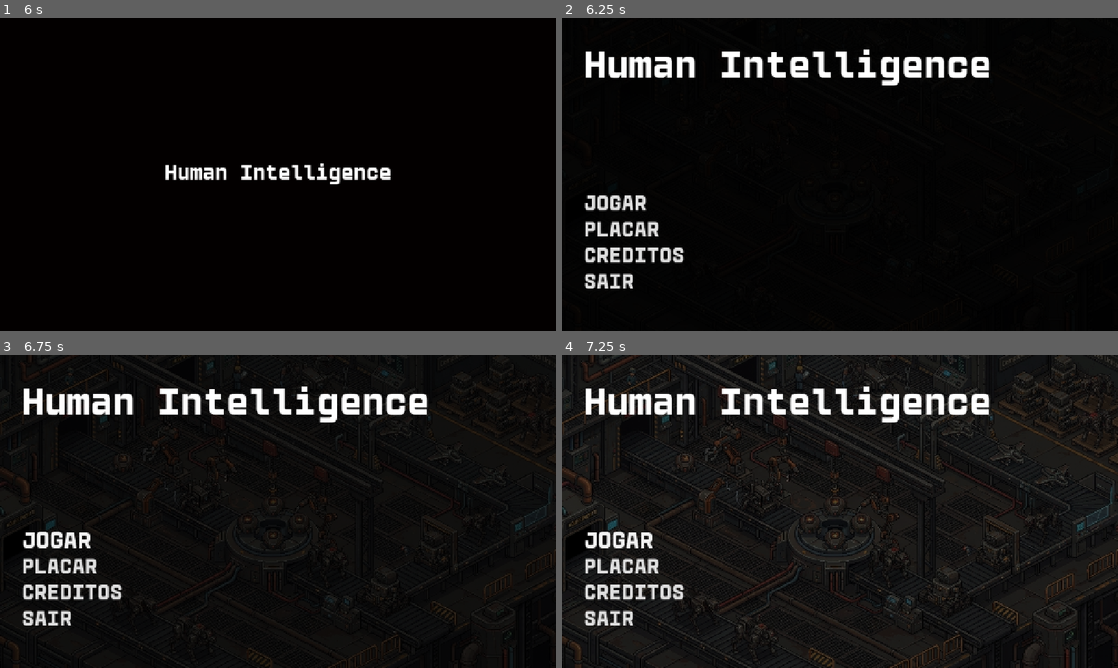
Above: before the commit, frames 1-4 (two rows, left to right).
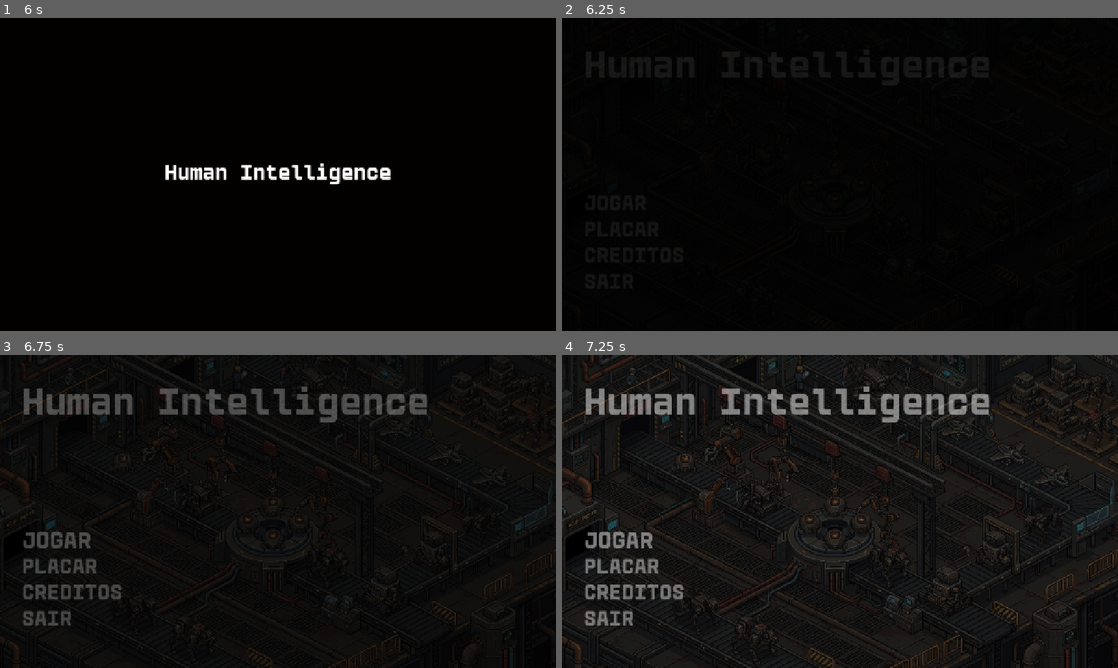
Above: after the commit, the same moments.

Repository: Y3LR4I/ProjetoHumanIntelligence
Game: Godot game, scene res://features/boot/boot.tscn
The game is run twice, just before and just after one commit, with the same random seed, the same clock (stepped at 60 frames per second) and the same inputs.
Inputs (mouse positions are in pixels of both pictures, inside the frame that each line leads up to):
- Up to frame 1 (6 s): move the mouse to (400, 158) at 0.52 s; move the mouse to (166, 190) at 1.27 s; move the mouse to (333, 105) at 2.02 s; move the mouse to (250, 237) at 2.77 s; tap Enter at 3.5, 5 s; move the mouse to (444, 221) at 3.52 s; tap Space at 4.25, 5.75 s; move the mouse to (111, 127) at 4.27 s; move the mouse to (305, 174) at 5.02 s; move the mouse to (194, 96) at 5.77 s
- Up to frame 2 (6.25 s): no input
- Up to frame 3 (6.75 s): click "JOGAR" at 6.5 s
- Up to frame 4 (7.25 s): no input

Frame 1 is identical in both runs. In frame 2, 4.8% of the frame differs, in the area x 4-77%, y 10-87%; in frame 3, 4.8%; in frame 4, 4.6%.

Commit message:
refactor: fade-in conjunto do titulo e botoes no menu
Extrai o fade-in do background (ja existente) para animar titulo e
botoes junto, usando um unico tween paralelo. Tambem elimina
duplicacao na animacao de hover dos botoes, centralizando em
_animar_tamanho_fonte com constantes nomeadas.

Diff:
--- a/features/menu/menu.gd
+++ b/features/menu/menu.gd
@@ -1,6 +1,11 @@
 extends Control
 
+const FONT_SIZE_NORMAL = 50
+const FONT_SIZE_HOVER = 55
+const FADE_IN_DURATION = 2.5
+
 @onready var background = $Background
+@onready var game_title = $GameTitle
 @onready var play_button = $PlayButton
 @onready var score_button = $ScoreButton
 @onready var credits_button = $CreditsButton
@@ -8,15 +13,25 @@
 
 
 func _ready():
-	background.modulate.a = 0.0
-
-	var tween = create_tween()
-	tween.tween_property(background, "modulate:a", 1.0, 2.5)
+	_animar_entrada()
 
 	configurar_botao(play_button, "JOGAR", "JOGAR")
 	configurar_botao(score_button, "PLACAR", "PLACAR")
 	configurar_botao(credits_button, "CREDITOS", "CREDITOS")
 	configurar_botao(exit_button, "SAIR", "SAIR")
+
+
+func _animar_entrada():
+	var elementos = [background, game_title, play_button, score_button, credits_button, exit_button]
+
+	for elemento in elementos:
+		elemento.modulate.a = 0.0
+
+	var tween = create_tween()
+	tween.set_parallel(true)
+
+	for elemento in elementos:
+		tween.tween_property(elemento, "modulate:a", 1.0, FADE_IN_DURATION)
 
 
 func configurar_botao(botao: Button, texto_normal: String, texto_hover: String):
@@ -28,25 +43,20 @@
 
 func _mouse_entrou(botao: Button, texto: String):
 	botao.text = texto
+	_animar_tamanho_fonte(botao, FONT_SIZE_NORMAL, FONT_SIZE_HOVER)
 
+
+func _mouse_saiu(botao: Button, texto: String):
+	botao.text = texto
+	_animar_tamanho_fonte(botao, FONT_SIZE_HOVER, FONT_SIZE_NORMAL)
+
+
+func _animar_tamanho_fonte(botao: Button, de: int, para: int):
 	var tween = create_tween()
 	tween.tween_method(
 		func(tamanho):
 			botao.add_theme_font_size_override("font_size", tamanho),
-		50,
-		55,
+		de,
+		para,
 		0.15
 	)
-
-
-func _mouse_saiu(botao: Button, texto: String):
-	botao.text = texto
-
-	var tween = create_tween()
-	tween.tween_method(
-		func(tamanho):
-			botao.add_theme_font_size_override("font_size", tamanho),
-		55,
-		50,
-		0.15
-	)
